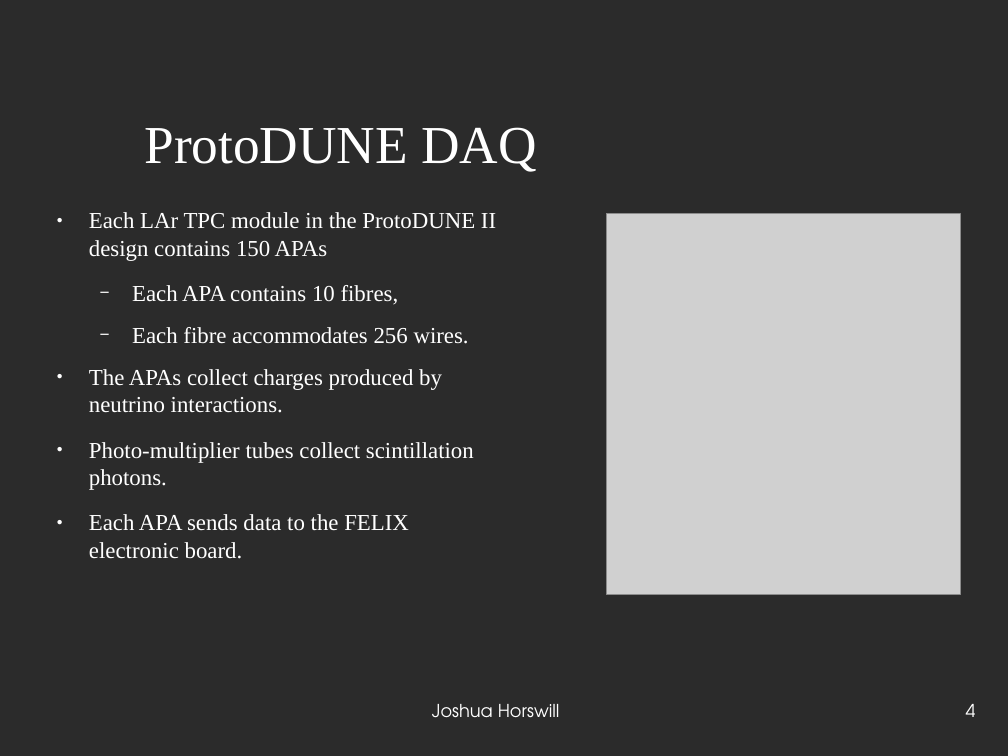
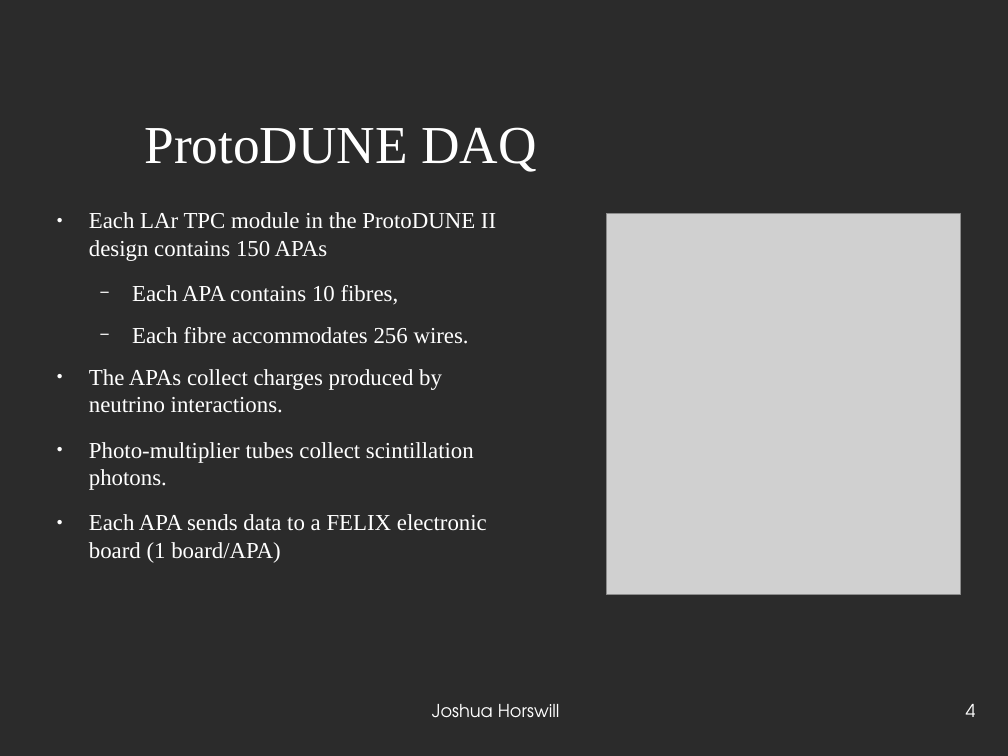
Before and after one commit to JoshCodesPhysics/dune_project, a slide deck: slide 4 of dune_notes/dune_pres/dune_project_pres.odp. Drawn at 1008x756 pixels with LibreOffice and Linux fonts; fonts in the diff are those of the drawing; grey boxes stand for pictures; background and template pictures are left out; a plain dark background stands for a picture behind light text. Boxes give left, top, right and bottom in pixels: in the first picture for what was removed or moved away, otherwise in the second. Text is boxed around its words. In the diff, an @@ line names an element or a change of style, - is before the commit and + after.

```diff
--- a/dune_notes/dune_pres/dune_project_pres.odp
+++ b/dune_notes/dune_pres/dune_project_pres.odp
@@ text at (89, 514, 487, 563): text changed @@
-● Each APA sends data to the FELIX electronic board.
+● Each APA sends data to a FELIX electronic board (1 board/APA)
```
Also in this commit, not shown: 2 other slides changed, 5 slides added, 3 other files.
